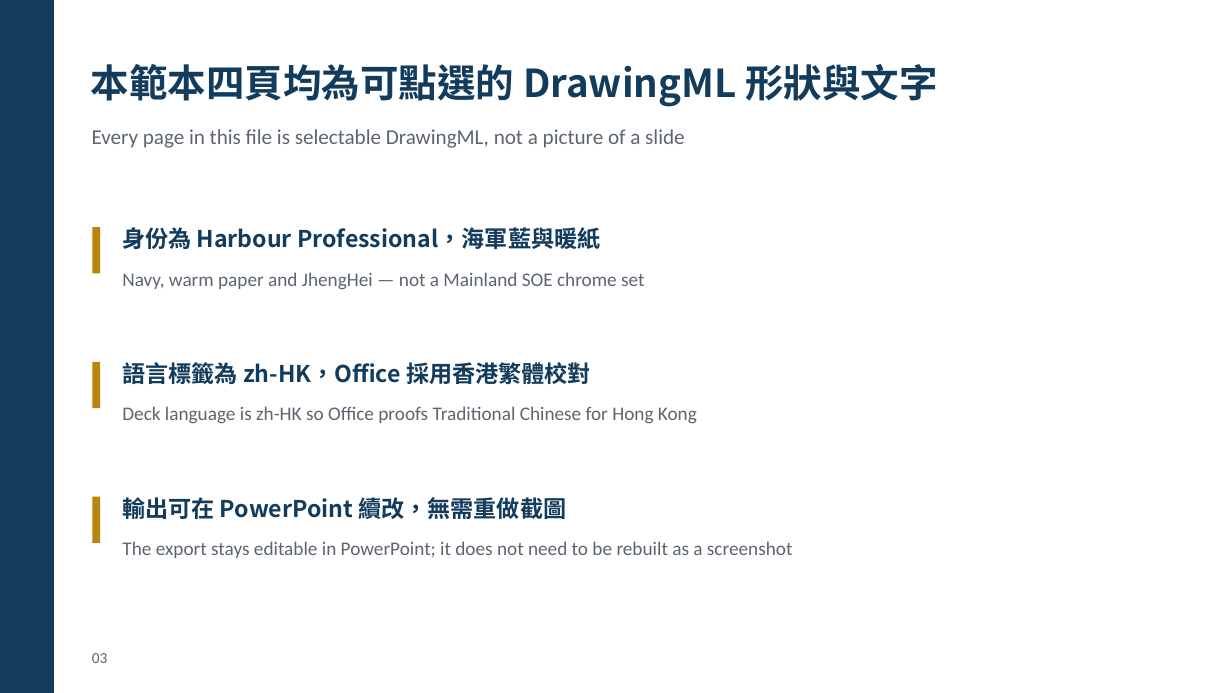
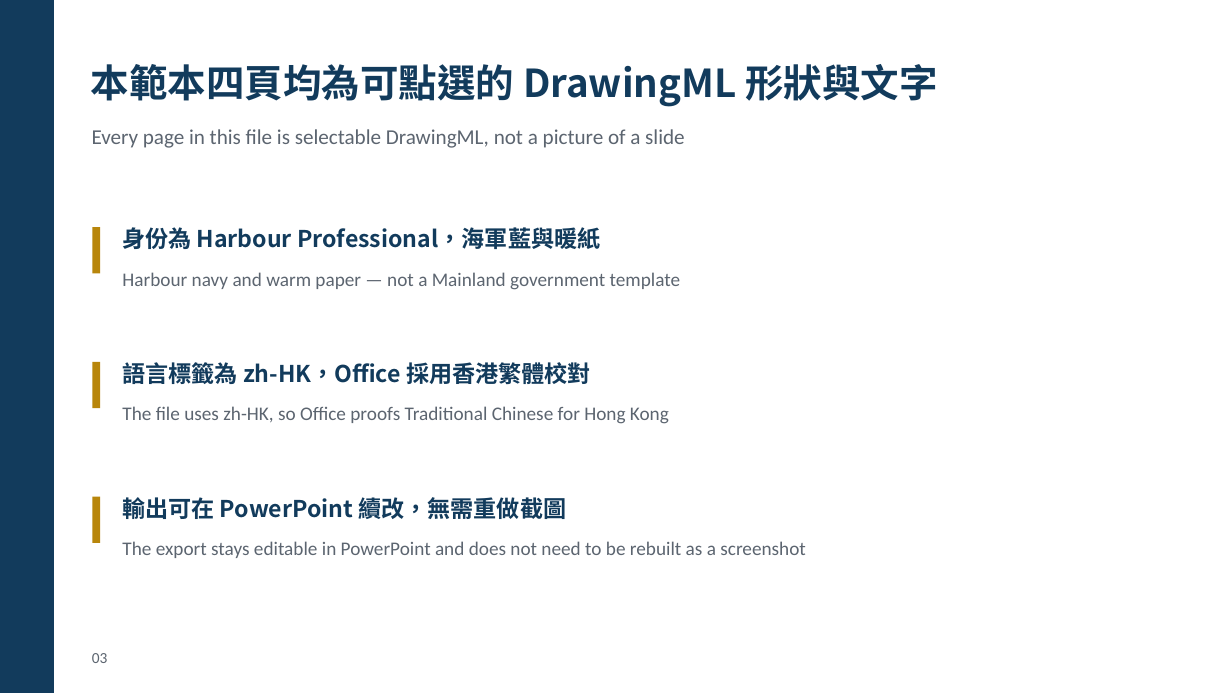
Before and after one commit to hugohe3/ppt-master, a slide deck: slide 3 of examples/ai_native_pptx_brief.pptx. Drawn at 1232x693 pixels with LibreOffice and Linux fonts; fonts in the diff are those of the drawing. Boxes give left, top, right and bottom in pixels: in the first picture for what was removed or moved away, otherwise in the second. Text is boxed around its words. In the diff, an @@ line names an element or a change of style, - is before the commit and + after.

```diff
--- a/examples/ai_native_pptx_brief.pptx
+++ b/examples/ai_native_pptx_brief.pptx
@@ text at (122, 272, 681, 290): text changed @@
-Navy, warm paper and JhengHei — not a Mainland SOE chrome set
+Harbour navy and warm paper — not a Mainland government template
@@ text at (122, 406, 669, 424): text changed @@
-Deck language is zh-HK so Office proofs Traditional Chinese for Hong Kong
+The file uses zh-HK, so Office proofs Traditional Chinese for Hong Kong
@@ text at (122, 541, 806, 558): text changed @@
-The export stays editable in PowerPoint; it does not need to be rebuilt as a screenshot
+The export stays editable in PowerPoint and does not need to be rebuilt as a screenshot
```
Also in this commit, not shown: 3 other slides changed, 6 other files.
